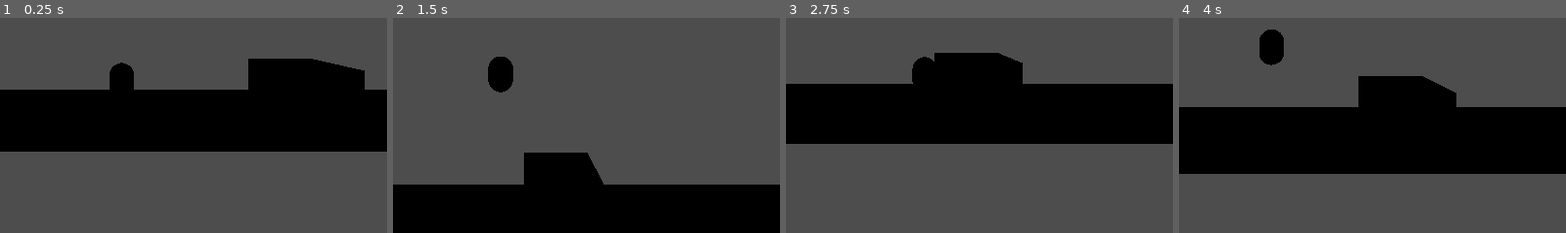
Above: before the commit, frames 1-4 (left to right).
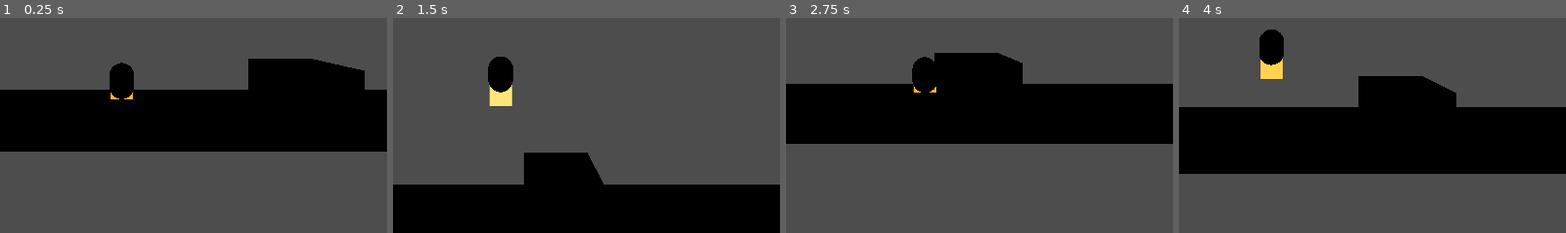
Above: after the commit, the same moments.

Repository: droptablestar/sneaky_cat2d
Game: Godot game, scene res://main.tscn
Two runs of this game, one before a commit and one after it. Both use one fixed random seed, a clock stepped at 60 frames per second and the inputs below.
Inputs:
- Up to frame 1 (0.25 s): no input
- Up to frame 2 (1.5 s): tap Enter (ui_accept) at 0.5, 0.77 s; hold Right (ui_right) 0.53-1.28 s; tap F at 0.6, 1.35 s; hold Left (ui_left) from 1.28 s (still down)
- Up to frame 3 (2.75 s): tap Enter (ui_accept) at 1.52 s; release Left (ui_left) at 2.03 s; hold Right (ui_right) from 2.03 s (still down); tap F at 2.1 s
- Up to frame 4 (4 s): tap F at 2.85, 3.6 s; tap Enter (ui_accept) at 3.02, 3.77 s; release Right (ui_right) at 3.53 s; hold Left (ui_left) from 3.53 s (still down)
The pictures show only the part of the screen within x 34-84%, y 50-100%; the shares and areas given below are measured in that part.

The runs differ from the first frame. In frame 1, less than 0.1% of the frame differs, in the area x 28-35%, y 34-38%; in frame 2, 0.5%, in the area x 24-31%, y 31-41%; in frame 3, less than 0.1%; in frame 4, 0.4%.

Commit message:
animation foundation

Diff:
--- /dev/null
+++ b/sneaky-cat-2d/assets/sprites/cat_spriteframes.tres
@@ -0,0 +1,9 @@
+[gd_resource type="SpriteFrames" load_steps=5 format=3]
+
+[ext_resource type="Texture2D" path="res://assets/sprites/cat_idle.png" id="1_v1aw0"]
+[ext_resource type="Texture2D" path="res://assets/sprites/cat_walk1.png" id="2_u8m1x"]
+[ext_resource type="Texture2D" path="res://assets/sprites/cat_walk2.png" id="3_7b8cf"]
+[ext_resource type="Texture2D" path="res://assets/sprites/cat_hidden.png" id="4_9f3ky"]
+
+[resource]
+animations = [{"frames":[{"duration":1.0,"texture":ExtResource("1_v1aw0")}],"loop":true,"name":"idle","speed":4.0},{"frames":[{"duration":1.0,"texture":ExtResource("2_u8m1x")},{"duration":1.0,"texture":ExtResource("3_7b8cf")}],"loop":true,"name":"walk","speed":6.0},{"frames":[{"duration":1.0,"texture":ExtResource("4_9f3ky")}],"loop":true,"name":"hidden","speed":4.0}]
--- a/sneaky-cat-2d/scenes/player.tscn
+++ b/sneaky-cat-2d/scenes/player.tscn
@@ -1,6 +1,8 @@
-[gd_scene load_steps=4 format=3]
+[gd_scene load_steps=7 format=3]
 
 [ext_resource type="Script" path="res://scripts/player_controller.gd" id="1_tikpp"]
+[ext_resource type="SpriteFrames" path="res://assets/sprites/cat_spriteframes.tres" id="2_dnn6k"]
+[ext_resource type="Script" path="res://scripts/player_visuals.gd" id="3_6yq3y"]
 
 [sub_resource type="CapsuleShape3D" id="CapsuleShape3D_x1ygl"]
 radius = 0.35
@@ -10,6 +12,9 @@
 radius = 0.35
 height = 1.0
 mid_height = 1.0
+
+[sub_resource type="ViewportTexture" id="ViewportTexture_kgf6v"]
+viewport_path = NodePath("Visuals/SpriteViewport")
 
 [node name="Player" type="CharacterBody3D"]
 groups = ["player"]
@@ -31,3 +36,26 @@
 visible = false
 billboard = 1
 pixel_size = 0.01
+
+[node name="Visuals" type="Node3D" parent="."]
+transform = Transform3D(1, 0, 0, 0, 1, 0, 0, 0, 1, 0, 0.9, 0)
+script = ExtResource("3_6yq3y")
+
+[node name="BillboardSprite" type="Sprite3D" parent="Visuals"]
+texture = SubResource("ViewportTexture_kgf6v")
+billboard = 1
+double_sided = true
+pixel_size = 0.02
+
+[node name="SpriteViewport" type="SubViewport" parent="Visuals"]
+disable_3d = true
+transparent_bg = true
+size = Vector2i(128, 128)
+render_target_update_mode = 3
+render_target_clear_mode = 2
+
+[node name="CatSprite" type="AnimatedSprite2D" parent="Visuals/SpriteViewport"]
+position = Vector2(64, 96)
+sprite_frames = ExtResource("2_dnn6k")
+animation = "idle"
+centered = true
--- /dev/null
+++ b/sneaky-cat-2d/scripts/player_visuals.gd
@@ -0,0 +1,29 @@
+extends Node3D
+
+@export var walk_threshold: float = 0.1
+
+@onready var _player: CharacterBody3D = get_parent() as CharacterBody3D
+@onready var _sprite: AnimatedSprite2D = $SpriteViewport/CatSprite
+
+var _current_animation: String = ""
+
+func _ready() -> void:
+    if _sprite:
+        _sprite.play("idle")
+        _current_animation = "idle"
+
+func _physics_process(_delta: float) -> void:
+    if not _player or not _sprite:
+        return
+    var target_animation: String = "idle"
+    if _player.is_hidden:
+        target_animation = "hidden"
+    elif absf(_player.velocity.x) > walk_threshold:
+        target_animation = "walk"
+
+    if target_animation != _current_animation:
+        _current_animation = target_animation
+        _sprite.play(_current_animation)
+
+    if absf(_player.velocity.x) > 0.01:
+        _sprite.flip_h = _player.velocity.x < 0.0
Binary file added: sneaky-cat-2d/assets/sprites/cat_hidden.png
Not shown, added: sneaky-cat-2d/assets/sprites/cat_hidden.png.import
Binary file added: sneaky-cat-2d/assets/sprites/cat_idle.png
Not shown, added: sneaky-cat-2d/assets/sprites/cat_idle.png.import
Binary file added: sneaky-cat-2d/assets/sprites/cat_walk1.png
Not shown, added: sneaky-cat-2d/assets/sprites/cat_walk1.png.import
Binary file added: sneaky-cat-2d/assets/sprites/cat_walk2.png
Not shown, added: sneaky-cat-2d/assets/sprites/cat_walk2.png.import
Not shown, added: sneaky-cat-2d/scripts/player_visuals.gd.uid
